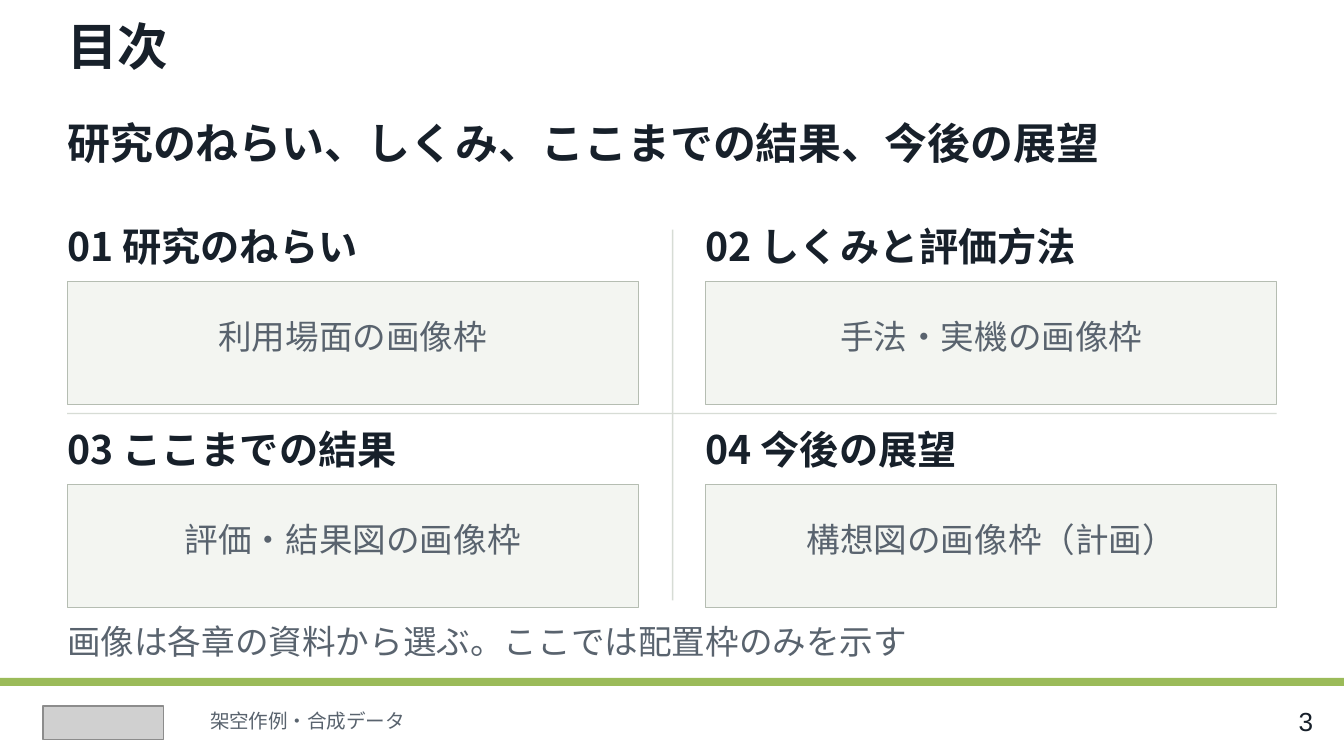
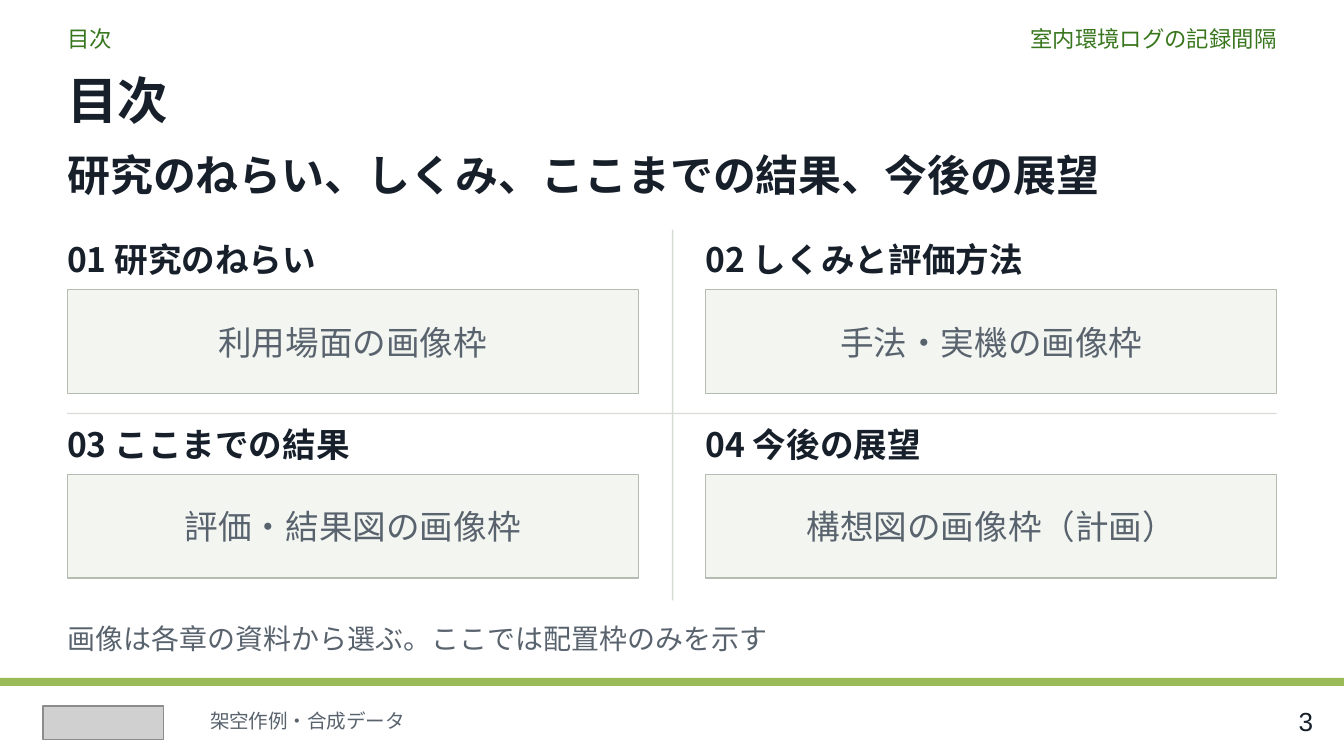
Before and after one commit to cpslab/skill-create-slides, a slide deck: slide 3 of assets/visual-reference/cps-layout-reference.pptx. Drawn at 1344x756 pixels with LibreOffice and Linux fonts; fonts in the diff are those of the drawing; grey boxes stand for pictures. Boxes give left, top, right and bottom in pixels: in the first picture for what was removed or moved away, otherwise in the second. Text is boxed around its words. In the diff, an @@ line names an element or a change of style, - is before the commit and + after.

```diff
--- a/assets/visual-reference/cps-layout-reference.pptx
+++ b/assets/visual-reference/cps-layout-reference.pptx
@@ text added at [67, 28, 112, 49], 12 pt, text #38761D @@
+目次
@@ text added at [1030, 28, 1276, 49], 12 pt, text #38761D @@
+室内環境ログの記録間隔
@@ text "目次": place and size @@
-text "目次" at [67, 22, 168, 70]
+text "目次" at [67, 76, 168, 124]
@@ text "研究のねらい、しくみ、ここまでの結果、今後の展望": place and size @@
-text "研究のねらい、しくみ、ここまでの結果、今後の展望" at [67, 122, 1099, 163]
+text "研究のねらい、しくみ、ここまでの結果、今後の展望" at [67, 154, 1099, 195]
@@ text "01 研究のねらい": place and size @@
-text "01 研究のねらい" at [67, 227, 357, 265]
+text "01 研究のねらい" at [67, 243, 316, 275]
@@ size 21 to 18 pt in 4 elements at [67, 428, 349, 460], [706, 428, 921, 460], [67, 243, 316, 275], [706, 243, 1023, 275] @@
@@ text "02 しくみと評価方法": place and size @@
-text "02 しくみと評価方法" at [706, 227, 1076, 265]
+text "02 しくみと評価方法" at [706, 243, 1023, 275]
@@ rectangle: place and size @@
-rectangle at [67, 281, 638, 405]
+rectangle at [67, 290, 638, 394]
@@ text "利用場面の画像枠": place and size @@
-text "利用場面の画像枠" at [218, 321, 487, 352]
+text "利用場面の画像枠" at [218, 327, 487, 358]
@@ rectangle: place and size @@
-rectangle at [706, 281, 1277, 405]
+rectangle at [706, 290, 1277, 394]
@@ text "手法・実機の画像枠": place and size @@
-text "手法・実機の画像枠" at [840, 321, 1142, 352]
+text "手法・実機の画像枠" at [840, 327, 1142, 358]
@@ rectangle: place and size @@
-rectangle at [67, 484, 638, 607]
+rectangle at [67, 474, 638, 578]
@@ rectangle: place and size @@
-rectangle at [706, 484, 1277, 607]
+rectangle at [706, 474, 1277, 578]
@@ text "評価・結果図の画像枠": place and size @@
-text "評価・結果図の画像枠" at [185, 524, 521, 555]
+text "評価・結果図の画像枠" at [185, 511, 521, 542]
@@ text "構想図の画像枠（計画）": place and size @@
-text "構想図の画像枠（計画）" at [806, 523, 1176, 555]
+text "構想図の画像枠（計画）" at [806, 510, 1176, 542]
@@ text "画像は各章の資料から選ぶ。ここでは配置枠のみを示す" at [67, 625, 767, 652]: size 18 to 15 pt @@
```
Also in this commit, not shown: 6 other slides changed, 1 slide added, 26 other files.
